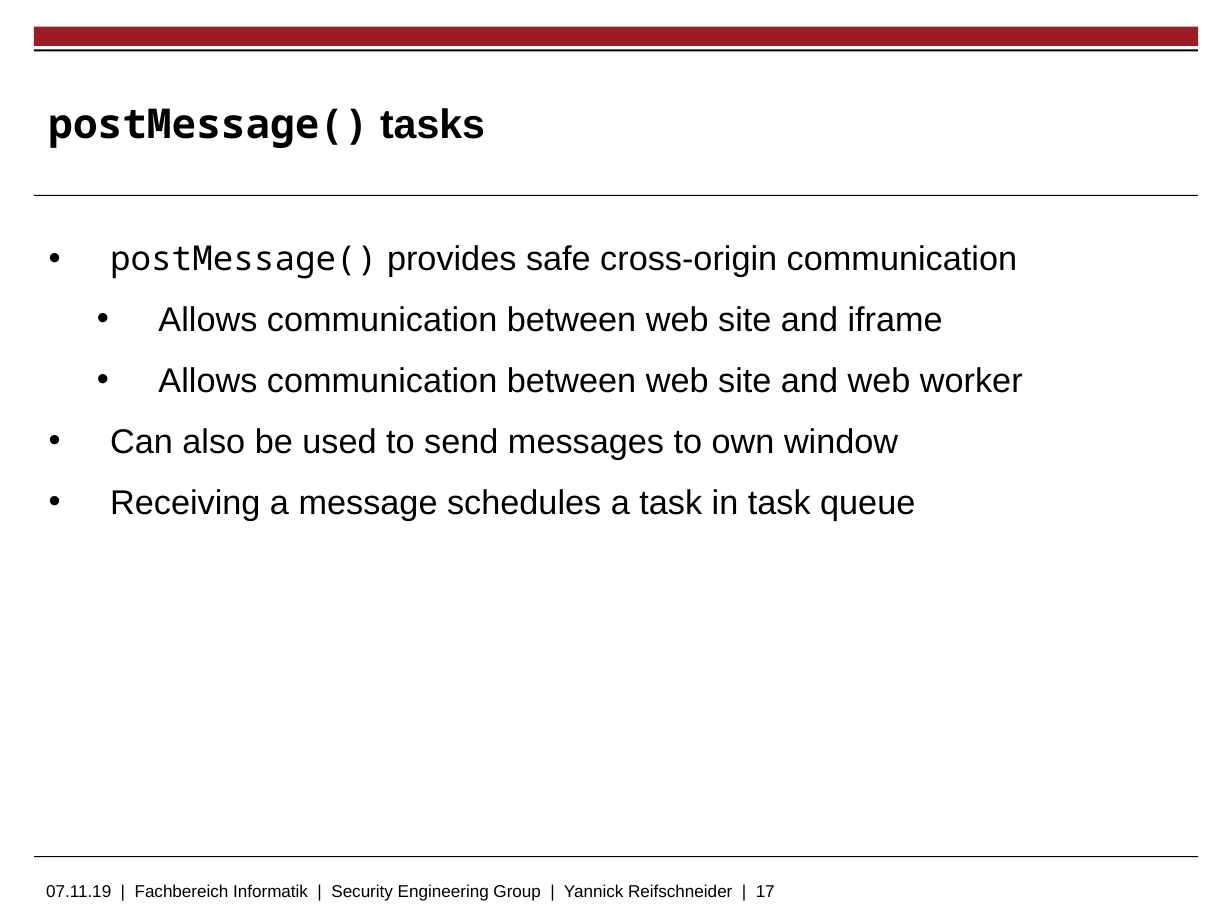
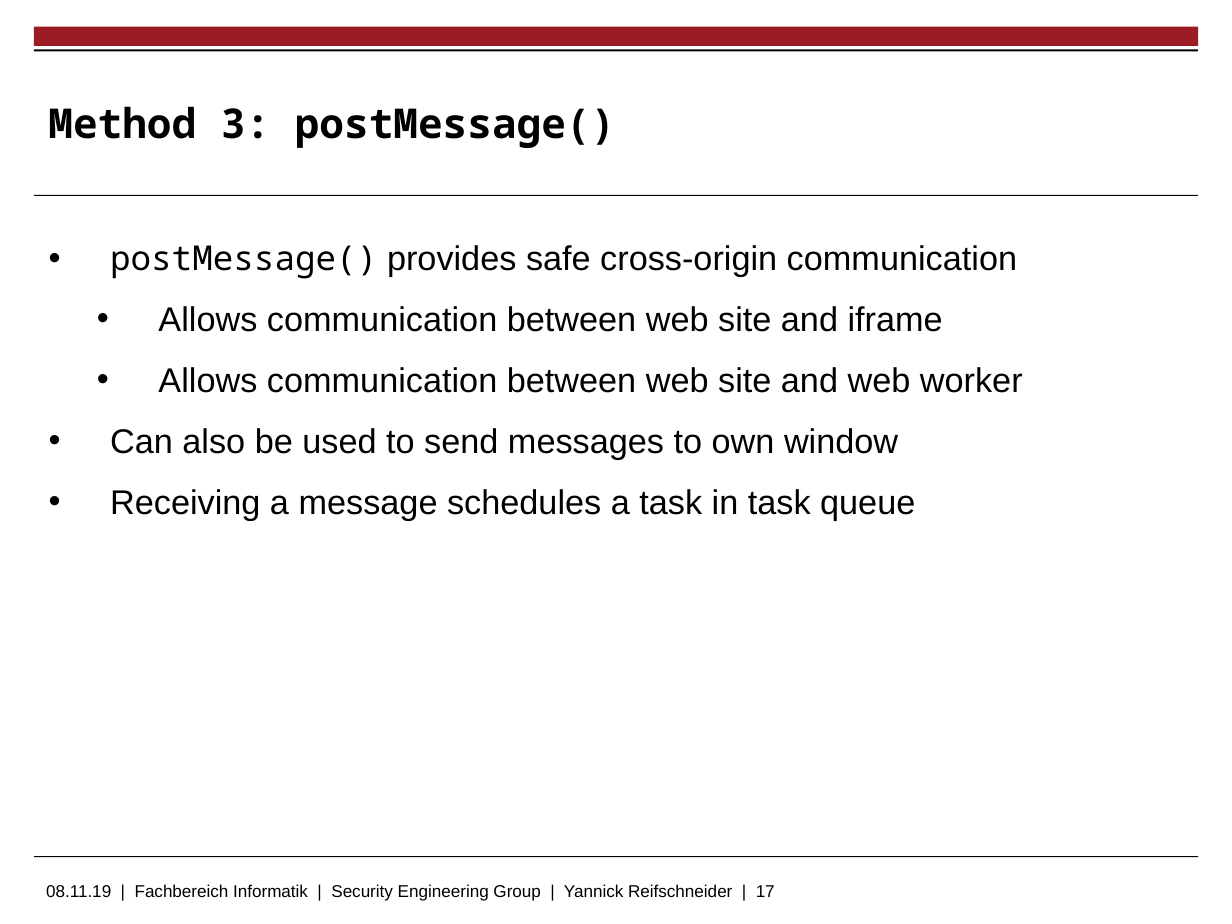
Before and after one commit to skidr0w/background-execution, a slide deck: slide 17 of thesis/slides.pptx. Drawn at 1232x924 pixels with LibreOffice and Linux fonts; fonts in the diff are those of the drawing; background and template pictures are left out. Boxes give left, top, right and bottom in pixels: in the first picture for what was removed or moved away, otherwise in the second. Text is boxed around its words. In the diff, an @@ line names an element or a change of style, - is before the commit and + after.

```diff
--- a/thesis/slides.pptx
+++ b/thesis/slides.pptx
@@ title at (x1=48, y1=106, x2=615, y2=148): text changed @@
-postMessage() tasks
+Method 3: postMessage()
@@ text at (x1=46, y1=884, x2=775, y2=901): text changed @@
-07.11.19 | Fachbereich Informatik | Security Engineering Group | Yannick Reifschneider | 17
+08.11.19 | Fachbereich Informatik | Security Engineering Group | Yannick Reifschneider | 17
```
Also in this commit, not shown: 17 other slides changed, 2 slides added, 3 slides removed.
